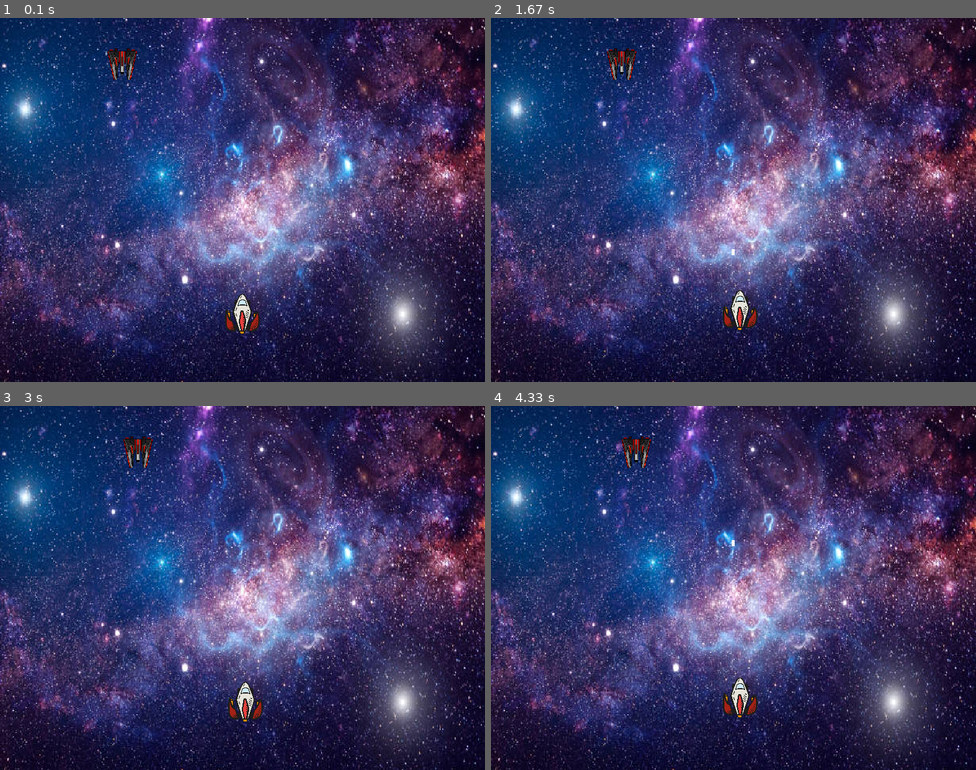
Above: before the commit, frames 1-4 (two rows, left to right).
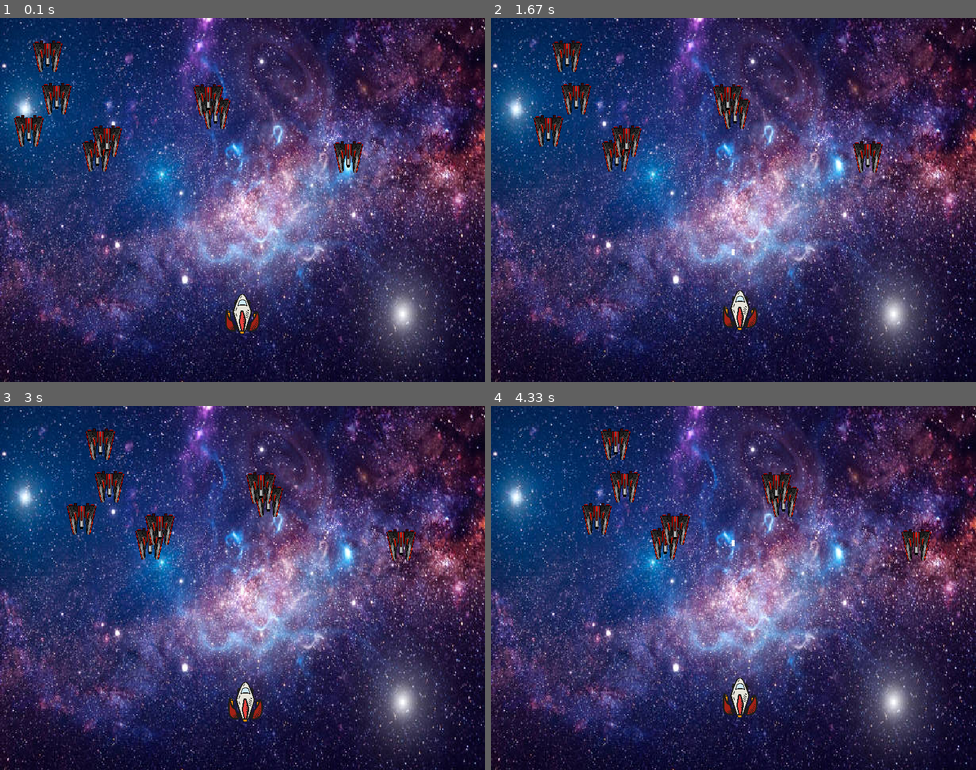
Above: after the commit, the same moments.

Repository: Yohammed18/python-intermediate
Game: pygame game, started from pygame/main.py
Same seed, same stepped clock (60 frames per second), same inputs: the game is played once before the commit and once after it.
Inputs:
- Up to frame 1 (0.1 s): no input
- Up to frame 2 (1.67 s): tap Space at 0.33, 0.73, 1.03, 1.23, 1.57 s; hold Right 0.67-1.13 s; hold Up 1.17-1.47 s; hold Right from 1.5 s (still down)
- Up to frame 3 (3 s): tap Space at 1.87, 2.07, 2.37, 2.63, 2.97 s; release Right at 1.97 s; hold Left 2-2.53 s; hold Down 2.57-2.87 s; hold Left from 2.9 s (still down)
- Up to frame 4 (4.33 s): tap Space at 3.27, 3.4, 3.8, 4.1 s; release Left at 3.3 s; hold Up 3.33-3.7 s; hold Right from 3.73 s (still down)

The runs differ from the first frame. In frame 1, 3.0% of the frame differs, in the area x 2-75%, y 6-43%; in frame 2, 3.0%; in frame 3, 3.0%; in frame 4, 2.9%.

Commit message:
added multiple enemeies and implement collion when a bullet strikes the enemy.

Diff:
--- a/pygame/main.py
+++ b/pygame/main.py
@@ -1,5 +1,5 @@
 # Example file showing a basic pygame "game loop"
-import pygame, random
+import pygame, random, math
 
 # pygame setup and initiliaze pygame
 pygame.init()
@@ -36,29 +36,46 @@
 
 # CREATE ENEMY
 
+# # upload image
+# img_enemy = pygame.image.load('enemy_player.png')
+# # allocate width and height
+# enemy_size = (60,60)
+# # assign the dimension to the enemy img
+# img_enemy = pygame.transform.scale(img_enemy, enemy_size)
+# # set the enemy position in a random spot
+# enemy_x = random.randint(0, 740)
+# enemy_y = random.randint(0, 200)
+# enemy_x_change = 0.5
+# enemy_y_change = 50
+
+
+# BUILD MULTIPLE ENEMIES
 # upload image
-img_enemy = pygame.image.load('enemy_player.png')
+img_enemy = []
 # allocate width and height
 enemy_size = (60,60)
-# assign the dimension to the enemy img
-img_enemy = pygame.transform.scale(img_enemy, enemy_size)
-# In case you habe an image that is not facing the player go ahead and use the pygame rotate function to 180
-# img_enemy = pygame.transform.rotate(img_enemy, 180)
-# set the base coordinates for the enemy player
-# enemy_x = 362.5
-# enemy_y = 0
 
 # set the enemy position in a random spot
-enemy_x = random.randint(0, 740)
-enemy_y = random.randint(0, 200)
-enemy_x_change = 0.15
-enemy_y_change = 50
-
-def enemy_position(x,y):
+enemy_x = []
+enemy_y = []
+enemy_x_change = []
+enemy_y_change = []
+number_of_enemies = 8
+
+# create multiple enemies
+for e in range(number_of_enemies):
+    enemy = pygame.image.load('enemy_player.png')
+    enemy = pygame.transform.scale(enemy, enemy_size)
+    img_enemy.append(enemy)
+    enemy_x.append(random.randint(0, 740))
+    enemy_y.append(random.randint(0, 200))
+    enemy_x_change.append(0.5)
+    enemy_y_change.append(50)
+
+def enemy_position(x,y, en):
     """This method will take the x and y axis the coordinates and display the enemy position on the screen
     """
-    screen.blit(img_enemy, (x,y))
-
+    screen.blit(img_enemy[en], (x,y))
 
 # functions to handle screen restrictions
 def x_axis_restriction(p_x):
@@ -111,8 +128,23 @@
     visibile_bullet = True
     screen.blit(img_bullet, (x+35,y+10))
 
+# calculate colision in gaming
+    # d= srt(x2−x1)^2 + (y2−y1)^2
+def is_there_collision(x_1, y_1, x_2, y_2):
+    """function utilized to detect if there is collision in the game """
+    distance = math.sqrt(math.pow(x_1 - x_2, 2)+ math.pow(y_1 - y_2, 2))
+
+    if distance < 27:
+        return True
+    else:
+        False
+
+
 # variable that will dictate the while loop condition
 is_running = True
+
+# Score variable
+score = 0
 
 #  set game loop
 while is_running:
@@ -152,15 +184,10 @@
                 player_y_change = 0
 
 
-
-    # all the update within the game must be done insided of the while loop
     # You will use rgb colors numbers to set the background of the screen, however you can also just name the color and pass it as a string
     background_color = "violet"
     background_rgb = (229, 204, 255) # Turquoise
     # screen.fill(background_rgb)
-    # value that will move the player up or down depending on which axis you're manipulating with
-    # player_x += 0.1
-    # player_y -= 0.1
     screen.blit(background_img, (0,0))
 
     # modify player position based on keys being pressed
@@ -171,20 +198,35 @@
     player_x = x_axis_restriction(player_x)
     player_y = y_axis_restriction(player_y)
 
+     # Modify enemy location
+    for enem in range(number_of_enemies):
+        enemy_x[enem]+= enemy_x_change[enem]
+        # set enemy position
+        # enemy_x_change, enemy_y = x_axis_enemy_movement(enemy_x, enemy_x_change, enemy_y, enemy_x_change)
+        if enemy_x[enem] <= 0:
+            enemy_x_change[enem] = 0.15
+            enemy_y[enem] += enemy_y_change[enem]
+        elif enemy_x[enem] >= 740:
+            enemy_x_change[enem] = -0.15
+            enemy_y[enem] += enemy_y_change[enem]
+
+        is_collision = is_there_collision(enemy_x[enem], enemy_y[enem], bullet_x, bullet_y)
+
+        if is_collision:
+            bullet_y = player_y
+            visibile_bullet = False
+            score+= 1
+            print(score)
+            # set the enemy coordinate to re-appear else where when it hits
+            enemy_x[enem] = random.randint(0, 740)
+            enemy_y[enem] = random.randint(0, 200)
+
+        enemy_position(enemy_x[enem], enemy_y[enem], enem)
+
+
     # update the player/enemy position in the while loop
     player_position(player_x, player_y)
-    enemy_position(enemy_x, enemy_y)
-
-     # Modify enemy location
-    enemy_x += enemy_x_change
-    # set enemy position
-    # enemy_x_change, enemy_y = x_axis_enemy_movement(enemy_x, enemy_x_change, enemy_y, enemy_x_change)
-    if enemy_x <= 0:
-        enemy_x_change = 0.15
-        enemy_y += enemy_y_change
-    elif enemy_x >= 740:
-        enemy_x_change = -0.15
-        enemy_y += enemy_y_change
+
 
     # bullet movement
     if bullet_y <= -10 or not visibile_bullet:
